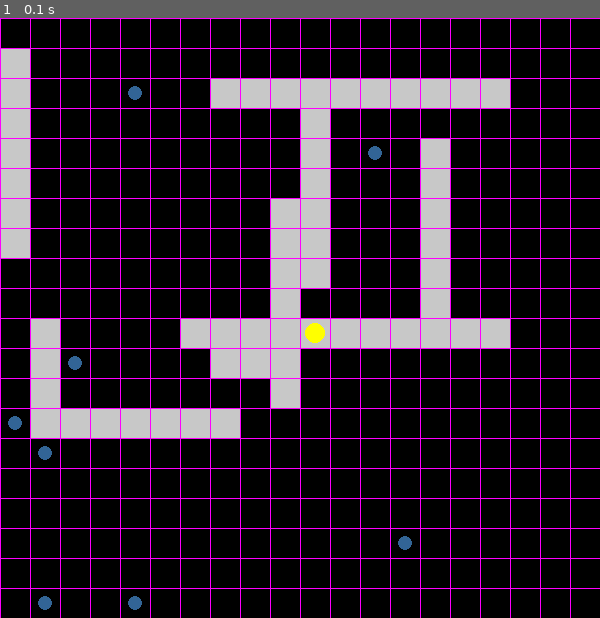
Above: before the commit, frame 1.
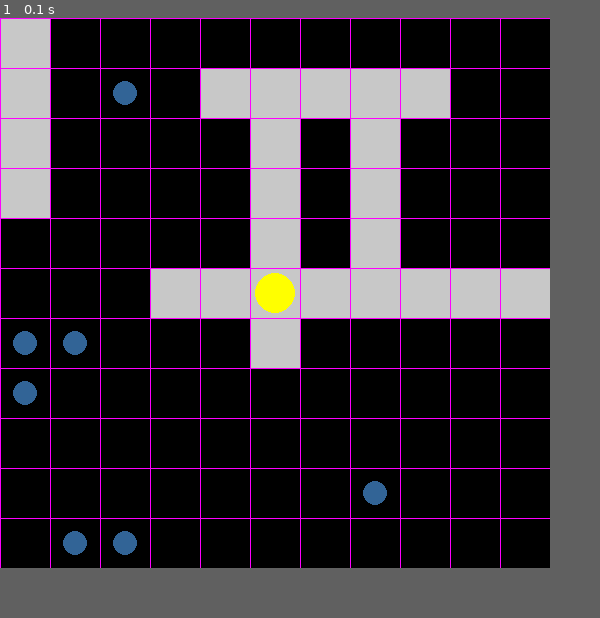
Above: after the commit, the same moment.

Repository: ryabinin13/pacman
Game: pygame game, started from pacman.py
Two runs of this game, one before a commit and one after it. Both use one fixed random seed, a clock stepped at 60 frames per second and the inputs below.
Inputs:
- Up to frame 1 (0.1 s): no input
In our replay, the window is 600x600 before the commit and 550x550 after it. These sizes can differ from the game's own. Grey fills any space a smaller window leaves; there, only what the larger window draws over its background counts as a difference.

The runs differ from the first frame. In frame 1, 26% of the frame differs, in the area x 0-100%, y 0-100%.

Commit message:
небольшие исправления,изменил размер поля

Diff:
--- a/pacman.py
+++ b/pacman.py
@@ -1,16 +1,12 @@
 import pygame
 import random
-import pickle
-import itertools
-import numpy as np
-import math
 pygame.init()
 
 class Pacman:
     def __init__(self, x, y):
         self.x = x
         self.y = y
-        self.size = 10
+        self.size = 20
         self.direction = 'right'
     def draw(self):
         pygame.draw.circle(sc, (255,255,0), (self.x, self.y), self.size)
@@ -19,7 +15,7 @@
         if self.direction == 'up':
             # Проверяем, есть ли стена на пути движения вверх
             for wall in walls:
-                if self.y - self.size >= wall[1]  and self.y - self.size <= wall[1] + 60 and self.x >= wall[0] and self.x <= wall[0] + 30:
+                if self.y - self.size >= wall[1]  and self.y - self.size <= wall[1] + SIZE_ONE_CELL*2 and self.x >= wall[0] and self.x <= wall[0] + SIZE_ONE_CELL:
                     return
             if self.y <= SIZE_ONE_CELL:
                 return
@@ -29,7 +25,7 @@
         elif self.direction == 'down':
             # Проверяем, есть ли стена на пути движения вниз
             for wall in walls:
-                if self.y + self.size >= wall[1] - 30 and self.y + self.size <= wall[1] + 30 and self.x >= wall[0] and self.x <= wall[0] + 30:
+                if self.y + self.size >= wall[1] - SIZE_ONE_CELL and self.y + self.size <= wall[1] + SIZE_ONE_CELL and self.x >= wall[0] and self.x <= wall[0] + SIZE_ONE_CELL:
                     return
             if self.y >=SIZE-SIZE_ONE_CELL:
                 return
@@ -39,7 +35,7 @@
         elif self.direction == 'right':
             # Проверяем, есть ли стена на пути движения вправо
             for wall in walls:
-                if self.x + self.size >= wall[0] - 30 and self.x + self.size <= wall[0] + 30 and self.y >= wall[1] and self.y <= wall[1] +30:
+                if self.x + self.size >= wall[0] - SIZE_ONE_CELL and self.x + self.size <= wall[0] + SIZE_ONE_CELL and self.y >= wall[1] and self.y <= wall[1] +SIZE_ONE_CELL:
                     return
             if self.x >=SIZE-SIZE_ONE_CELL:
                 return
@@ -49,7 +45,7 @@
         elif self.direction == 'left':
             # Проверяем, есть ли стена на пути движения влево
             for wall in walls:
-                if self.x - self.size >= wall[0] and self.x - self.size <= wall[0] + 60 and self.y >= wall[1] and self.y <= wall[1] + 30:
+                if self.x - self.size >= wall[0] and self.x - self.size <= wall[0] + SIZE_ONE_CELL*2 and self.y >= wall[1] and self.y <= wall[1] + SIZE_ONE_CELL:
                     return
             if self.x <=SIZE_ONE_CELL:
                 return
@@ -85,13 +81,14 @@
     except:
         print("Ошибка")
 
-SIZE = 600
 FPS = 60
-SIZE_ONE_CELL = 30
-COUNT_OF_WALL =5
+COUNT_OF_CELL = 11
+SIZE_ONE_CELL = 50
+SIZE = COUNT_OF_CELL * SIZE_ONE_CELL
+COUNT_OF_WALL =4
 COUNT_OF_AWARDS = 10
 
-pacman = Pacman(315,315)
+pacman = Pacman(SIZE/2, SIZE/2)
 sc = pygame.display.set_mode((SIZE, SIZE))
 pygame.display.set_caption('pacman')
 clock = pygame.time.Clock()
@@ -106,34 +103,34 @@
     walls.append(random_XY)
 
     pygame.draw.rect(sc, (200,200,200), (random_XY[0], random_XY[1], SIZE_ONE_CELL, SIZE_ONE_CELL))
-    random_right, random_left, random_up, random_down = [random.randint(0,10) for _ in range(4)]
+    random_right, random_left, random_up, random_down = [random.randint(0,5) for _ in range(4)]
 
     for r in range(1, random_right):
         coord = [random_XY[0] + r * SIZE_ONE_CELL, random_XY[1]]
-        if coord[0] > SIZE-100:
+        if coord[0] > SIZE-SIZE_ONE_CELL:
             continue
         pygame.draw.rect(sc, (200, 200, 200), (coord[0], coord[1], SIZE_ONE_CELL, SIZE_ONE_CELL))
         walls.append(coord)
     for l in range(1, random_left):
         coord = [random_XY[0] -l * SIZE_ONE_CELL, random_XY[1]]
-        if coord[0] < 0+100:
+        if coord[0] < 0+SIZE_ONE_CELL:
             continue
         pygame.draw.rect(sc, (200, 200, 200), (coord[0], coord[1], SIZE_ONE_CELL, SIZE_ONE_CELL))
         walls.append(coord)
     for u in range(1, random_up):
         coord = [random_XY[0], random_XY[1] -u * SIZE_ONE_CELL]
-        if coord[1] < 0+100:
+        if coord[1] < 0+SIZE_ONE_CELL:
             continue
         pygame.draw.rect(sc, (200, 200, 200), (coord[0], coord[1], SIZE_ONE_CELL, SIZE_ONE_CELL))
         walls.append(coord)
     for d in range(1, random_down):
         coord = [random_XY[0], random_XY[1] +d * SIZE_ONE_CELL]
-        if coord[1] > SIZE-100:
+        if coord[1] > SIZE-SIZE_ONE_CELL:
             continue
         pygame.draw.rect(sc, (200, 200, 200), (coord[0], coord[1], SIZE_ONE_CELL, SIZE_ONE_CELL))
         walls.append(coord)
 
-
+print(len(walls))
 # walls_ = read_list_from_line('maps.txt', 6)
 # walls = []
 # for w in walls_:
